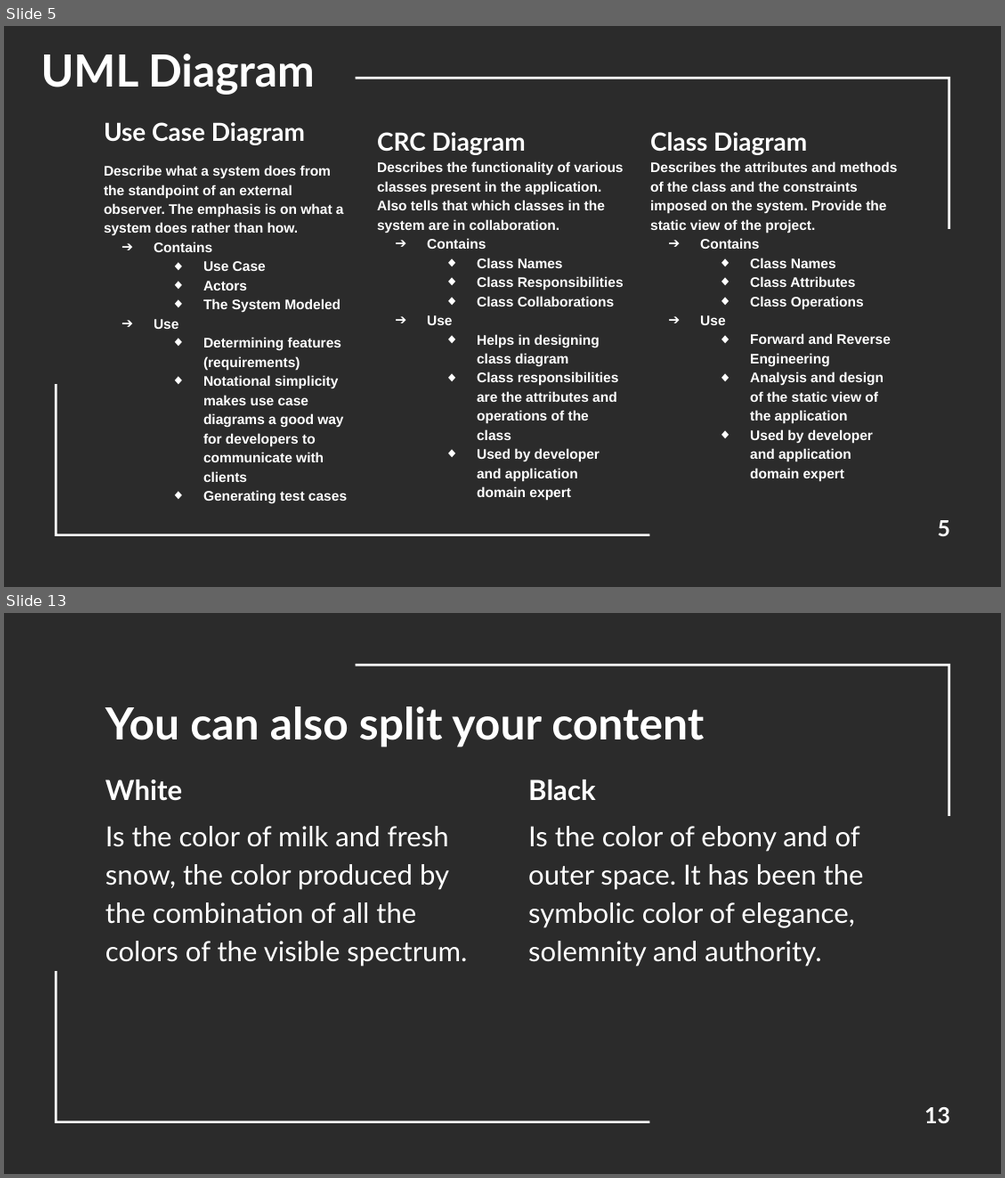
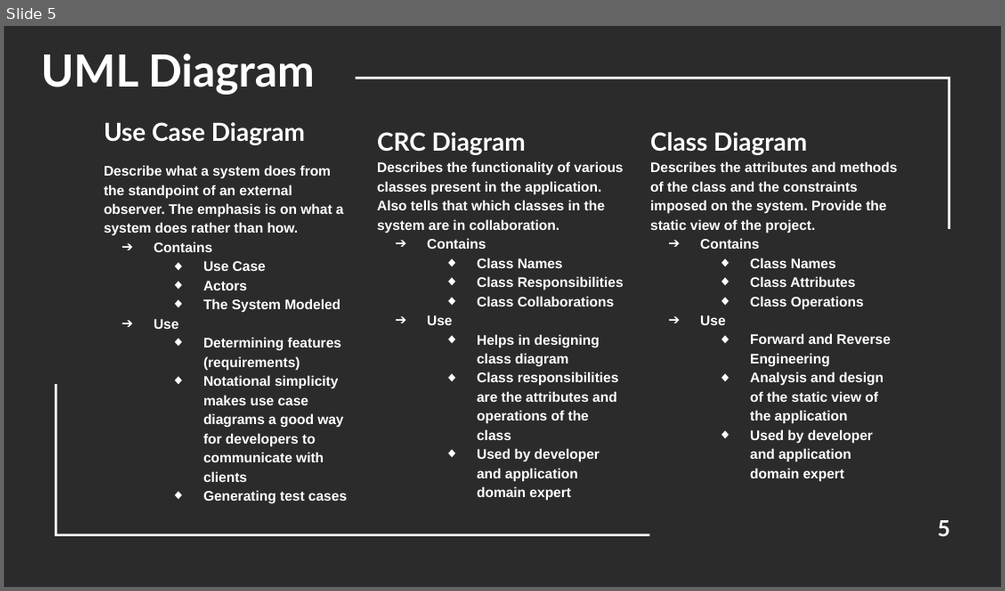
Before and after one commit to divy3011/AkAAD, a slide deck: Media Player.pptx. Shown one above the other, each under a label of ours: slides 5 and 13 before the commit, slide 5 after it; the slides between them are not shown. The pictures are 1005x1178 and 1005x591 pixels, drawn with LibreOffice and Linux fonts; fonts in the diff are those of the drawing; background and template pictures are left out; a plain dark background stands for a picture behind light text. Boxes give left, top, right and bottom in pixels: in the first picture for what was removed or moved away, otherwise in the second. Text is boxed around its words. In the diff, an @@ line names an element or a change of style, - is before the commit and + after.

```diff
--- a/Media Player.pptx
+++ b/Media Player.pptx
@@ slide 13 removed at (4, 613, 1001, 1174), background picture (left out); not listed: 2 template elements that a slide beside it also shows @@
@@ title removed at (105, 706, 704, 747) @@
-You can also split your content
@@ text removed at (105, 779, 467, 966) @@
-White
-Is the color of milk and fresh snow, the color produced by the combination of all the colors of the visible spectrum.
@@ text removed at (528, 779, 864, 966) @@
-Black
-Is the color of ebony and of outer space. It has been the symbolic color of elegance, solemnity and authority.
@@ page number removed at (924, 1107, 950, 1123) @@
-13
```
Also in this commit, not shown: 3 slides changed, 7 slides added, 23 other slides removed.
